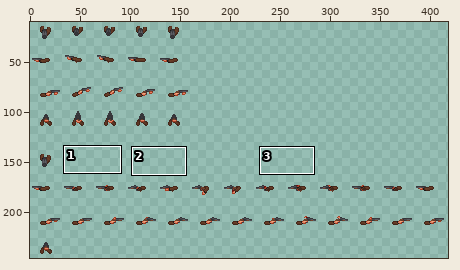
Pixel-art file: src/concept/sprite/amadixsawedoff.aseprite. The picture above shows the old version from afar; the outline marks the close-up.
Close-up. Old version:
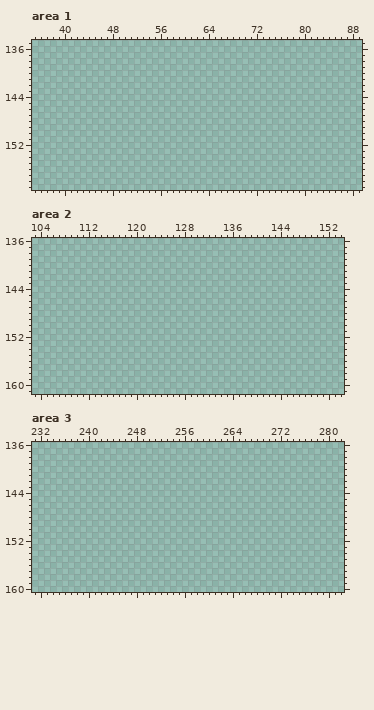
512x512 pixels, 1 frame. Shown: area 1: x 35..89, y 135..159; area 2: x 103..154, y 136..161; area 3: x 231..282, y 136..160. The wide view leaves out empty margins. The commit also changed other parts of the picture, which this record leaves out.
New version:
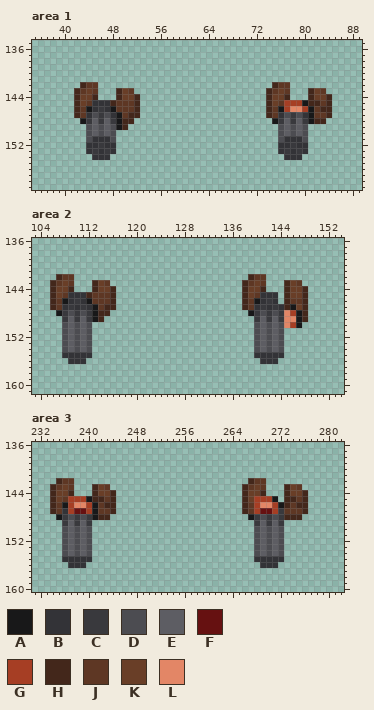
Palette (. is transparent): A #181819  B #333337  C #39393d  D #4c4c51  E #5d5d63  F #661111  G #a63e24  H #43271b  J #5e3724  K #693e27  L #e38666
Diff:
--- area 1, layers "Layer 3", "Layer 5"
@@ x 35..89 @@
 141 .......................................................
-142 .......................................................
-143 .......................................................
-144 .......................................................
-145 .......................................................
-146 .......................................................
-147 .......................................................
-148 .......................................................
-149 .......................................................
-150 .......................................................
-151 .......................................................
-152 .......................................................
-153 .......................................................
-154 .......................................................
+142 ........HJJ.............................HJJ............
+143 .......HJKJ...HKJ......................HJKJ...HKJ......
+144 .......HKKH...HKKH.....................HKKH...HKKH.....
+145 .......HKJBBBHJJJH.....................HKJGGGAHHJH.....
+146 .......HJABCBAJJJH.....................HJAGLLGAJHH.....
+147 .......HJBDCDBAJHH.....................HJBDCDBAJJH.....
+148 ........ACECECAHH.......................ACECECAHH......
+149 .........DEDEDAH.........................DEDED.........
+150 .........DEDED...........................DEDED.........
+151 .........DBBBD...........................DBBBD.........
+152 .........BBCBB...........................BBCBB.........
+153 .........BCBCB...........................BCBCB.........
+154 ..........BBB.............................BBB..........
 155 .......................................................
--- area 2, layers "Layer 3", "Layer 5"
@@ x 103..154 @@
 141 ....................................................
-142 ....................................................
-143 ....................................................
-144 ....................................................
-145 ....................................................
-146 ....................................................
-147 ....................................................
-148 ....................................................
-149 ....................................................
-150 ....................................................
-151 ....................................................
-152 ....................................................
-153 ....................................................
-154 ....................................................
-155 ....................................................
-156 ....................................................
+142 ....HJJ.............................HJJ.............
+143 ...HJKJ...HKJ......................HJKJ...HKJ.......
+144 ...HKKH...HKKH.....................HKKH...HKKH......
+145 ...HKJBBBHJJJH.....................HKJBBB.HKKH......
+146 ...HJABCBAJJJH.....................HJABCB.HJJH......
+147 ...HJBCBCBAJHH.....................HJBCBCBHAKH......
+148 ....ACDCDCAHH.......................ACDCDCLGAH......
+149 .....CECECAH.........................CECECLLAH......
+150 .....DEDED...........................DEDEDLGA.......
+151 .....DEDED...........................DEDED..........
+152 .....DEDED...........................DEDED..........
+153 .....DEDED...........................DEDED..........
+154 .....DEDED...........................DEDED..........
+155 .....BBBBB...........................BBBBB..........
+156 ......BBB.............................BBB...........
 157 ....................................................
--- area 3, layers "Layer 3", "Layer 5"
@@ x 231..282 @@
 141 ....................................................
-142 ....................................................
-143 ....................................................
-144 ....................................................
-145 ....................................................
-146 ....................................................
-147 ....................................................
-148 ....................................................
-149 ....................................................
-150 ....................................................
-151 ....................................................
-152 ....................................................
-153 ....................................................
-154 ....................................................
-155 ....................................................
-156 ....................................................
+142 ....HJJ.............................HJJ.............
+143 ...HJKJ...HKJ......................HJKJ...HKJ.......
+144 ...HKKH...HKKH.....................HKKH...HKKH......
+145 ...HKJGGGAHHJH.....................HKGGGA.HHJH......
+146 ...HJAGLLGAJHH.....................HJGLLGAHJHH......
+147 ...HJBGFFGAJJH.....................HJGFFGCJJJH......
+148 ....ACDCDCAHH.......................ACDCDCHHH.......
+149 .....CECEC...........................CECEC..........
+150 .....DEDED...........................DEDED..........
+151 .....DEDED...........................DEDED..........
+152 .....DEDED...........................DEDED..........
+153 .....DEDED...........................DEDED..........
+154 .....DEDED...........................DEDED..........
+155 .....BBBBB...........................BBBBB..........
+156 ......BBB.............................BBB...........
 157 ....................................................
Where, in picture pixels (left, top, right, bottom), the same in both close-ups:
added: (74, 82, 140, 160)
added: (266, 82, 332, 160)
added: (50, 274, 116, 364)
added: (242, 274, 308, 364)
added: (50, 478, 116, 568)
added: (242, 478, 308, 568)
